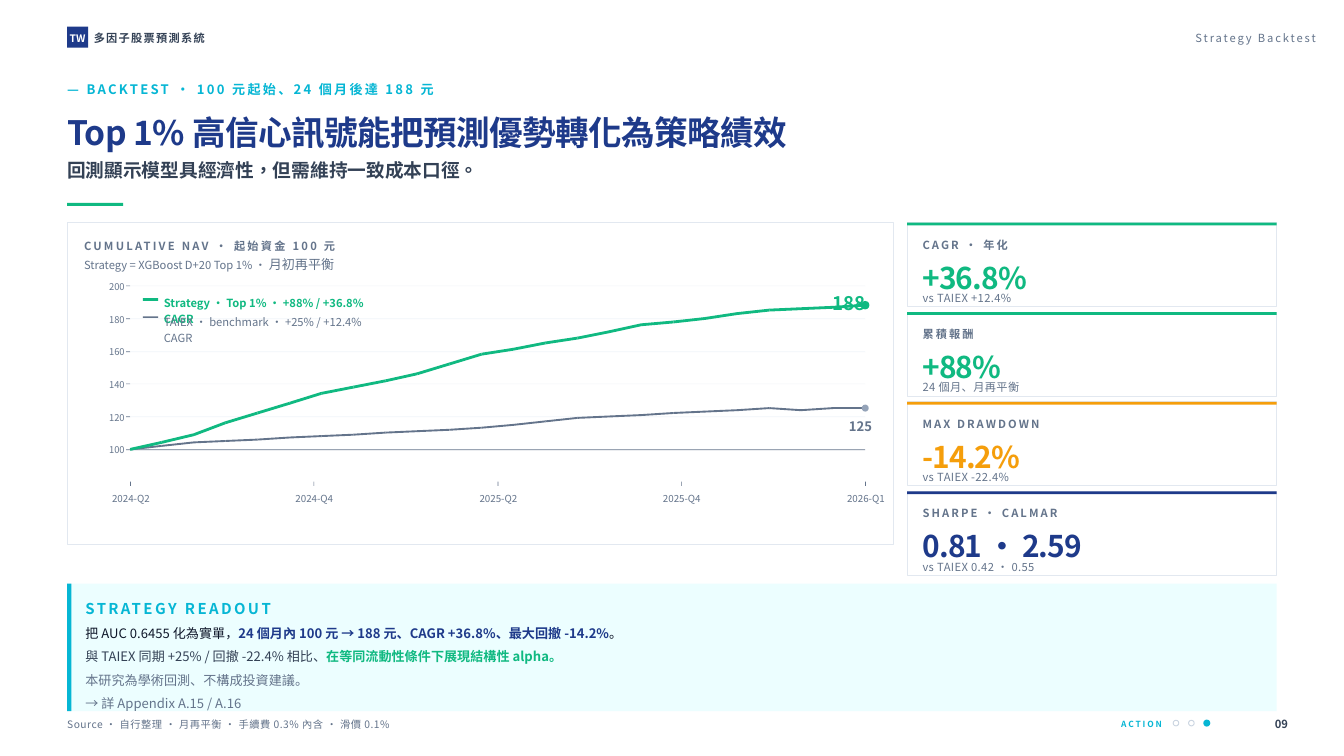
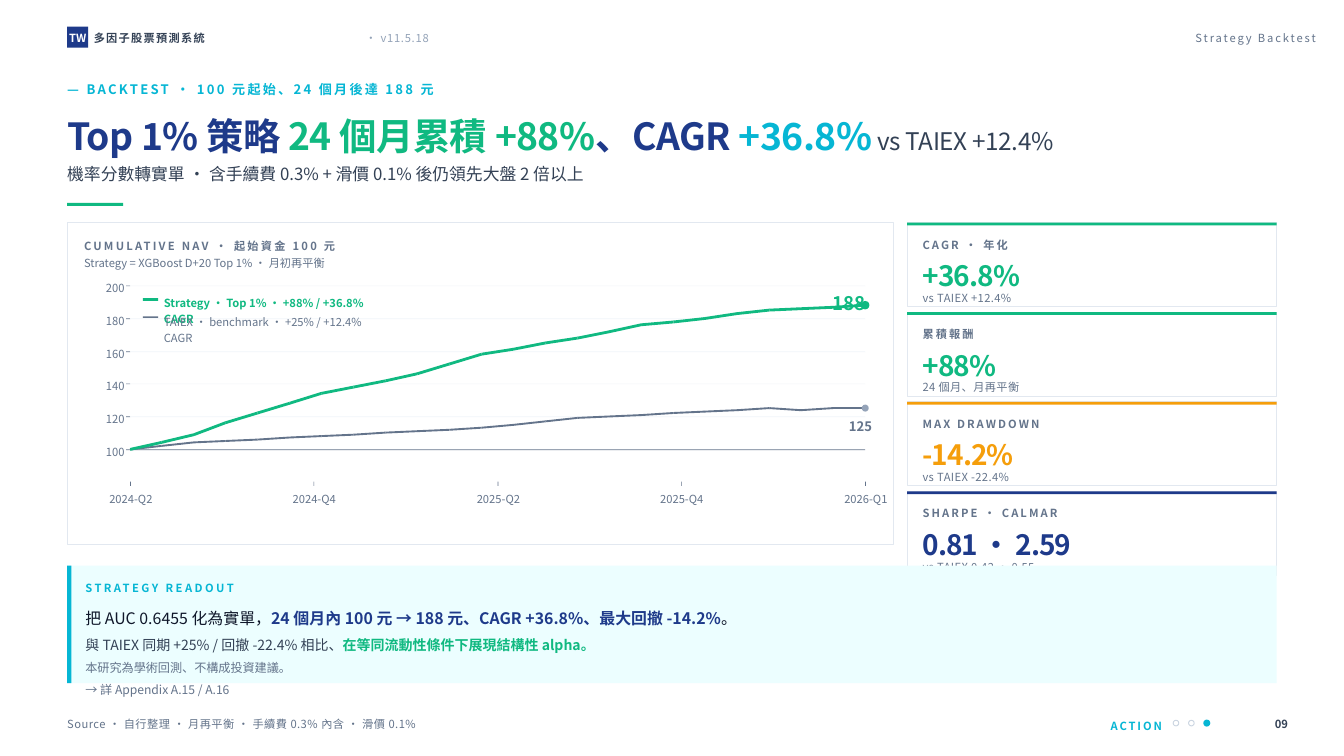
Before and after one commit to andychen050229-cell/taiwan-stock-multifactor, a slide deck: slide 9 of 台股多因子預測系統_v11.5.18_課堂簡報.pptx. Drawn at 1344x756 pixels with LibreOffice and Linux fonts; fonts in the diff are those of the drawing. Boxes give left, top, right and bottom in pixels: in the first picture for what was removed or moved away, otherwise in the second. Text is boxed around its words. In the diff, an @@ line names an element or a change of style, - is before the commit and + after.

```diff
--- a/台股多因子預測系統_v11.5.18_課堂簡報.pptx
+++ b/台股多因子預測系統_v11.5.18_課堂簡報.pptx
@@ text "TW" at (69, 33, 86, 42): size 11 to 12 pt, font Noto Sans CJK SC to Noto Sans CJK TC @@
@@ text added at (381, 34, 429, 42), 12 pt, text #94A3B8 @@
+· v11.5.18
@@ text at (67, 118, 1053, 182): text changed; size 36 to 18 pt; font Noto Sans CJK SC to Noto Sans CJK TC; text colour #1E3A8A to #334155; bold off @@
-Top 1% 高信心訊號能把預測優勢轉化為策略績效
-回測顯示模型具經濟性，但需維持一致成本口徑。
+Top 1% 策略 24 個月累積 +88%、CAGR +36.8% vs TAIEX +12.4%
+機率分數轉實單 · 含手續費 0.3% + 滑價 0.1% 後仍領先大盤 2 倍以上
@@ text "Strategy = XGBoost D+20 Top ..." at (84, 258, 325, 270): size 14 to 12 pt in "月初再平衡"; font Noto Sans CJK SC to Noto Sans CJK TC @@
@@ size 10 to 12 pt, font Noto Sans CJK SC to Noto Sans CJK TC in 6 elements at (106, 447, 125, 456), (106, 414, 125, 423), (106, 381, 125, 390), (106, 349, 125, 358), (106, 316, 125, 325), (106, 283, 125, 292) @@
@@ size 10.5 to 12 pt, font Noto Sans CJK SC to Noto Sans CJK TC in 5 elements at (109, 494, 152, 505), (293, 494, 336, 505), (477, 494, 520, 505), (660, 494, 703, 505), (844, 494, 887, 505) @@
@@ size 32 to 30 pt, font Noto Sans CJK SC to Noto Sans CJK TC in 4 elements at (923, 265, 1020, 287), (923, 355, 997, 384), (923, 444, 1014, 473), (923, 534, 1071, 556) @@
@@ rectangle: place and size @@
-rectangle at (67, 584, 1277, 712)
+rectangle at (67, 566, 1277, 683)
@@ rectangle: place and size @@
-rectangle at (67, 584, 71, 712)
+rectangle at (67, 566, 71, 683)
@@ text "STRATEGY READOUT": place and size @@
-text "STRATEGY READOUT" at (85, 596, 505, 616)
+text "STRATEGY READOUT" at (85, 578, 505, 592)
@@ text "STRATEGY READOUT" at (85, 578, 505, 592): size 16 to 12 pt, font Noto Sans CJK SC to Noto Sans CJK TC @@
@@ text "把 AUC 0.6455 化為實單，24 個月內 ...": place and size @@
-text "把 AUC 0.6455 化為實單，24 個月內 ..." at (85, 627, 622, 711)
+text "把 AUC 0.6455 化為實單，24 個月內 ..." at (85, 610, 737, 673)
@@ text "把 AUC 0.6455 化為實單，24 個月內 ..." at (85, 610, 737, 673): size 14 to 17 pt in "把 AUC 0.6455 化為實單，24 個月內 100 元 ..."; size 14 to 15 pt in "與 TAIEX 同期 +25% / 回撤 -22.4% ..."; size 14 to 13 pt in "本研究為學術回測、不構成投資建議。", "→ 詳 Appendix A.15 / A.16"; font Noto Sans CJK SC to Noto Sans CJK TC @@
@@ text "Source · 自行整理 · 月再平衡 ..." at (67, 718, 416, 729): size 11 to 12 pt, font Noto Sans CJK SC to Noto Sans CJK TC @@
@@ text "ACTION" at (1111, 721, 1162, 730): size 9 to 12 pt, font Noto Sans CJK SC to Noto Sans CJK TC @@
@@ font Noto Sans CJK SC to Noto Sans CJK TC in 5 elements at (923, 294, 1011, 302), (923, 382, 1020, 392), (923, 472, 1009, 481), (923, 563, 1035, 566), (1275, 719, 1288, 728) @@
```
Also in this commit, not shown: 40 other slides changed, 44 other files.
